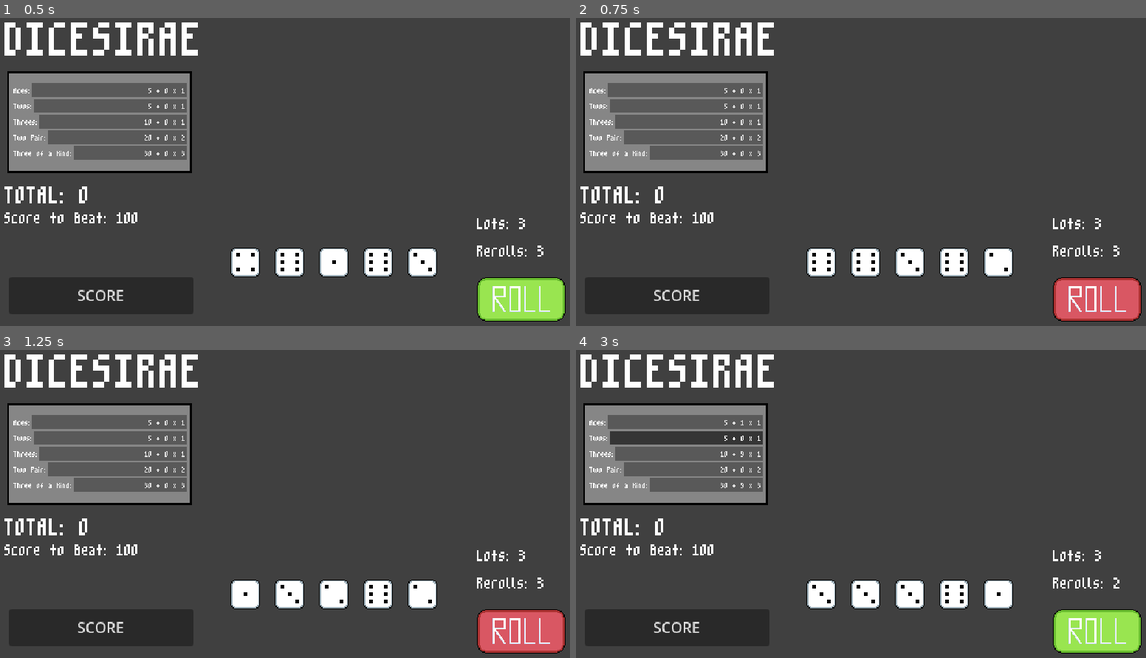
Above: before the commit, frames 1-4 (two rows, left to right).
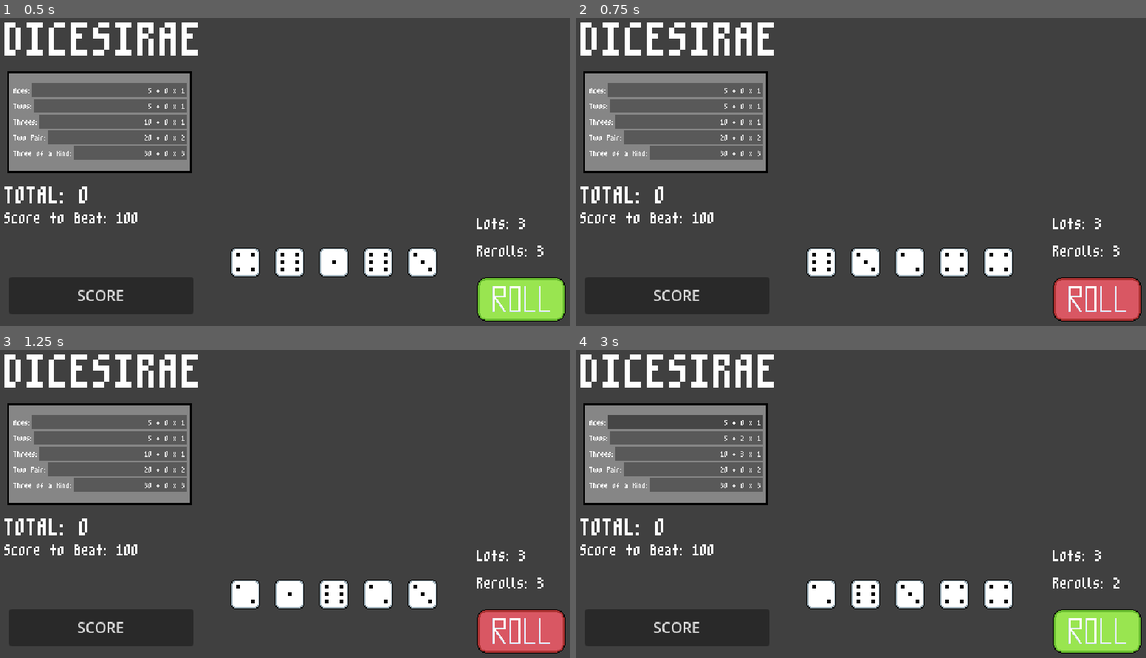
Above: after the commit, the same moments.

Repository: xander6424/DICESIRAE
Game: Godot game, scene res://scenes/main.tscn
Two runs of this game, one before a commit and one after it. Both use one fixed random seed, a clock stepped at 60 frames per second and the inputs below.
Inputs (mouse positions are in pixels of both pictures, inside the frame that each line leads up to):
- Up to frame 1 (0.5 s): no input
- Up to frame 2 (0.75 s): click (1094, 298) at 0.5 s
- Up to frame 3 (1.25 s): no input
- Up to frame 4 (3 s): click "SCORE" at 1.25 s; click "5 + 1 x 1" (after the commit: "5 + 0 x 1") at 2 s; click "5 + 0 x 1" at 2.75 s

Frame 1 is identical in both runs. In frame 2, less than 0.1% of the frame differs, in the area x 49-76%, y 76-83%; in frame 3, 0.1%; in frame 4, 1.3%, in the area x 5-76%, y 22-83%.

Commit message:
Fixed Major Dice Rolling Bug
Fixed a major issue involving the dice rolled to show the incorrect number or sometimes appear to lag behind. This was fixed by moving the await timer and changing the random methods.

Diff:
--- a/scripts/dice.gd
+++ b/scripts/dice.gd
@@ -37,27 +37,28 @@
 	rolling = true
 
 	var duration: float = Global.ROLL_DURATION
-	var current_index: int = 0
-	var new_index: int = 0
+	var current_index: int = faces.get_children().find(faces.get_children().filter(func(f): return f.visible)[0])
+	var face_count: int = faces.get_child_count()
 
 	# Roll the dice
 	while duration > 0:
+		var new_index: int = current_index
+
 		# Prevent duplicate faces from being shown in a row
 		while current_index == new_index:
-			new_index = faces.get_children().pick_random().get_index()
+			new_index = randi() % face_count
 
 		faces.get_child(current_index).hide()
 		faces.get_child(new_index).show()
+		current_index = new_index
 
 		await get_tree().create_timer(0.1).timeout
-
-		current_index = new_index
 		duration -= 0.1
 
 	# Finish rolling dice and add it to the list
 	rolling = false
 	total_dice_rolled += 1
-	number_rolled = current_index + 1
+	number_rolled = int(faces.get_child(current_index).name)
 	Global.rolling_dice_list.append(number_rolled)
 
 	# Doesn't count a roll until all dice are scored
